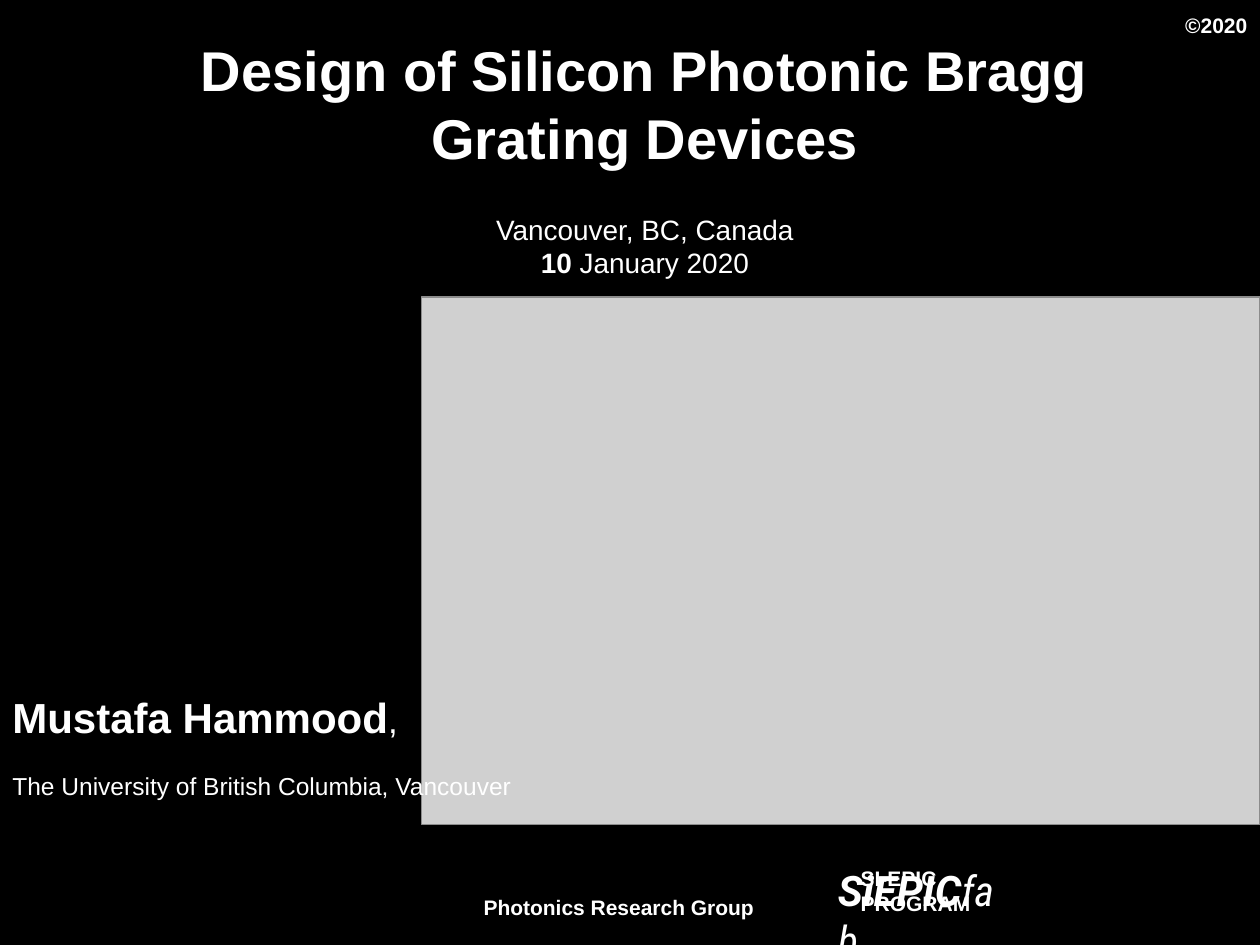
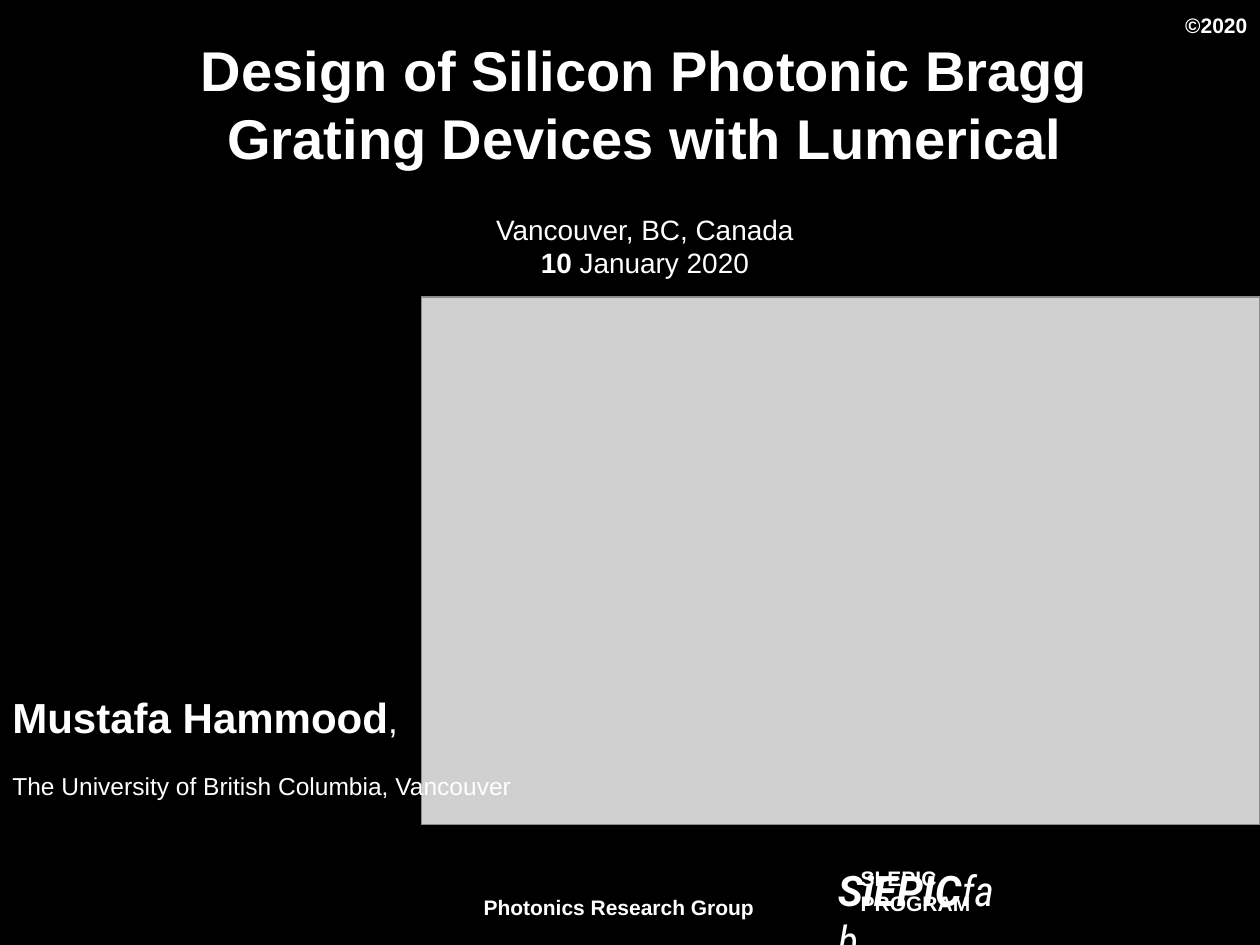
Before and after one commit to mustafacc/SiEPIC_Photonics_Package, a slide deck: slide 1 of SiEPIC_Photonics_Package/solvers_simulators/tutorials/Bragg_tutorial/Workshop.pptx. Drawn at 1260x945 pixels with LibreOffice and Linux fonts; fonts in the diff are those of the drawing; grey boxes stand for pictures; background and template pictures are left out. Boxes give left, top, right and bottom in pixels: in the first picture for what was removed or moved away, otherwise in the second. Text is boxed around its words. In the diff, an @@ line names an element or a change of style, - is before the commit and + after.

Commit message:
update bragg tutorial documentation slides

```diff
--- a/SiEPIC_Photonics_Package/solvers_simulators/tutorials/Bragg_tutorial/Workshop.pptx
+++ b/SiEPIC_Photonics_Package/solvers_simulators/tutorials/Bragg_tutorial/Workshop.pptx
@@ title at box(201, 50, 1087, 279): text changed @@
-Design of Silicon Photonic Bragg Grating Devices
-Vancouver, BC, Canada
-10 January 2020
+Design of Silicon Photonic Bragg Grating Devices with Lumerical
+Vancouver, BC, Canada
+10 January 2020
```
Also in this commit, not shown: 8 other slides changed, 2 slides added.
